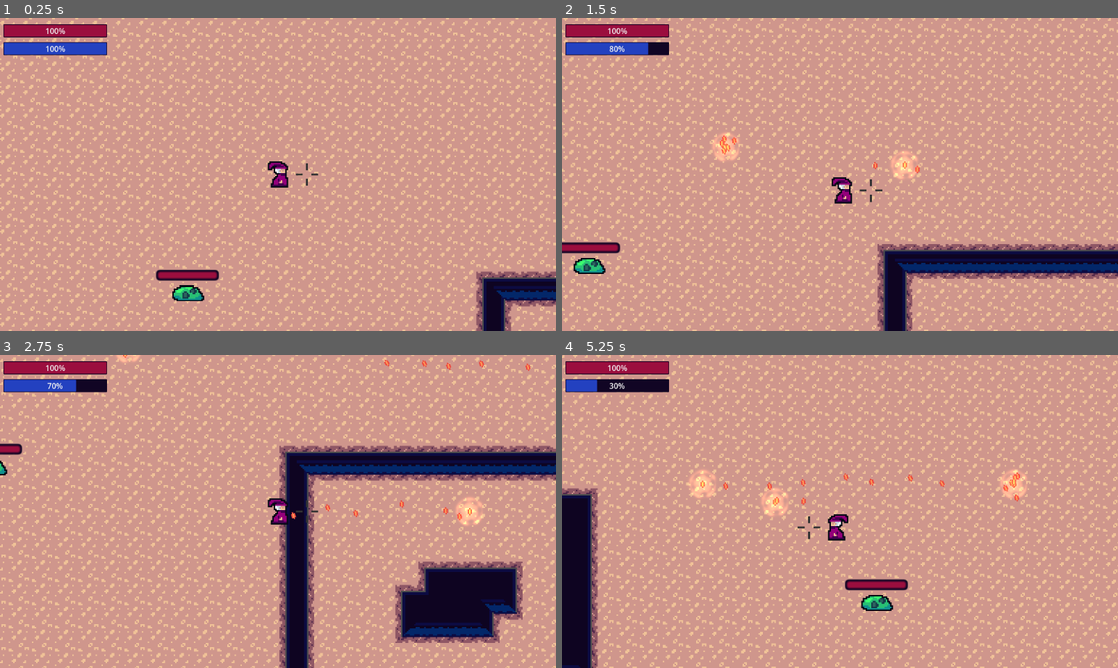
Above: before the commit, frames 1-4 (two rows, left to right).
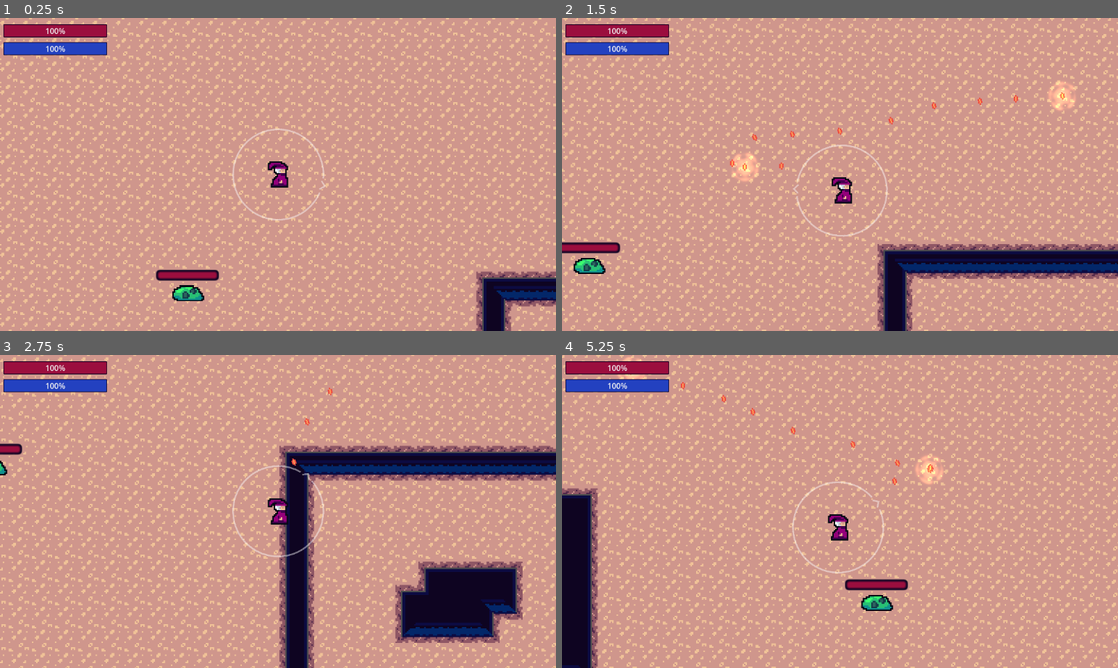
Above: after the commit, the same moments.

Repository: adrianwhatfield/ancient-arena
Game: Godot game, scene res://Scenes/arena.tscn
Two runs of this game, one before a commit and one after it. Both use one fixed random seed, a clock stepped at 60 frames per second and the inputs below. This scene is started directly instead of the project's main scene.
Inputs (mouse positions are in pixels of both pictures, inside the frame that each line leads up to):
- Up to frame 1 (0.25 s): no input
- Up to frame 2 (1.5 s): tap Enter at 0.5 s; move the mouse to (962, 158) at 0.52 s; hold D (right) 0.53-1.28 s; click (962, 158) at 0.6 s; move the mouse to (728, 190) at 1.27 s; hold S (down) from 1.28 s (still down); click (728, 190) at 1.35 s
- Up to frame 3 (2.75 s): move the mouse to (333, 442) at 2.02 s; release S (down) at 2.03 s; hold D (right) from 2.03 s (still down); click (333, 442) at 2.1 s
- Up to frame 4 (5.25 s): move the mouse to (812, 574) at 2.77 s; release D (right) at 2.78 s; hold W (up) 2.78-3.53 s; click (812, 574) at 2.85 s; move the mouse to (1006, 558) at 3.52 s; hold A (left) 3.53-5.03 s; click (1006, 558) at 3.6 s; move the mouse to (673, 464) at 4.27 s; click (673, 464) at 4.35 s; move the mouse to (867, 511) at 5.02 s; hold S (down) from 5.03 s (still down); click (867, 511) at 5.1 s

The runs differ from the first frame. In frame 1, 0.3% of the frame differs, in the area x 41-59%, y 35-65%; in frame 2, 1.8%; in frame 3, 1.1%; in frame 4, 2.5%, in the area x 6-84%, y 0-70%.

Commit message:
Improve shooting

Diff:
--- /dev/null
+++ b/ancient_arena/Assets/UI/aim.svg
@@ -0,0 +1,89 @@
+<?xml version="1.0" encoding="UTF-8" standalone="no"?>
+<!-- Created with Inkscape (http://www.inkscape.org/) -->
+
+<svg
+   width="90mm"
+   height="85mm"
+   viewBox="0 0 90 85"
+   version="1.1"
+   id="svg1"
+   sodipodi:docname="aim.svg"
+   inkscape:version="1.3 (0e150ed, 2023-07-21)"
+   xmlns:inkscape="http://www.inkscape.org/namespaces/inkscape"
+   xmlns:sodipodi="http://sodipodi.sourceforge.net/DTD/sodipodi-0.dtd"
+   xmlns="http://www.w3.org/2000/svg"
+   xmlns:svg="http://www.w3.org/2000/svg">
+  <sodipodi:namedview
+     id="namedview1"
+     pagecolor="#505050"
+     bordercolor="#ffffff"
+     borderopacity="1"
+     inkscape:showpageshadow="0"
+     inkscape:pageopacity="0"
+     inkscape:pagecheckerboard="1"
+     inkscape:deskcolor="#505050"
+     inkscape:document-units="mm"
+     showgrid="true"
+     inkscape:zoom="2.9077441"
+     inkscape:cx="204.79794"
+     inkscape:cy="141.6906"
+     inkscape:window-width="1850"
+     inkscape:window-height="1016"
+     inkscape:window-x="0"
+     inkscape:window-y="0"
+     inkscape:window-maximized="1"
+     inkscape:current-layer="layer1">
+    <inkscape:grid
+       id="grid2"
+       units="mm"
+       originx="0"
+       originy="0"
+       spacingx="0.99999998"
+       spacingy="1"
+       empcolor="#0099e5"
+       empopacity="0.30196078"
+       color="#0099e5"
+       opacity="0.14901961"
+       empspacing="5"
+       dotted="false"
+       gridanglex="30"
+       gridanglez="30"
+       visible="true" />
+  </sodipodi:namedview>
+  <defs
+     id="defs1" />
+  <g
+     inkscape:label="Layer 1"
+     inkscape:groupmode="layer"
+     id="layer1">
+    <g
+       id="g4"
+       transform="translate(1.0550324,0.95820599)">
+      <path
+         style="fill:none;stroke:#ffffff;stroke-width:1.529;stroke-linecap:butt;stroke-dasharray:none;stroke-opacity:1"
+         id="path1"
+         sodipodi:type="arc"
+         sodipodi:cx="44.211819"
+         sodipodi:cy="41.541775"
+         sodipodi:rx="41.275002"
+         sodipodi:ry="41.275002"
+         sodipodi:start="0.16061178"
+         sodipodi:end="6.1236727"
+         sodipodi:open="true"
+         sodipodi:arc-type="arc"
+         d="M 84.955596,48.142561 A 41.275002,41.275002 0 0 1 40.889449,82.682844 41.275002,41.275002 0 0 1 2.9368234,41.519091 41.275002,41.275002 0 0 1 40.934672,0.3970781 41.275002,41.275002 0 0 1 84.962827,34.985776" />
+      <g
+         id="g3"
+         transform="translate(2.6001903,-0.67080253)">
+        <path
+           d="m 85.357194,42.080844 -3.595245,3.595245 0.134105,0.134105 3.595245,-3.595245 z"
+           style="fill:#ffffff;stroke:#ffffff;stroke-width:1.207;stroke-dasharray:none"
+           id="path3" />
+        <path
+           d="m 85.491299,42.211793 -3.595245,-3.595245 -0.134105,0.134105 3.595245,3.595245 z"
+           style="fill:#ffffff;stroke:#ffffff;stroke-width:1.207;stroke-dasharray:none"
+           id="path3-5" />
+      </g>
+    </g>
+  </g>
+</svg>
--- a/ancient_arena/Scenes/player.tscn
+++ b/ancient_arena/Scenes/player.tscn
@@ -2,7 +2,7 @@
 
 [ext_resource type="Texture2D" uid="uid://pv81ic3chftp" path="res://Assets/Art/wizard.png" id="1_mrbdf"]
 [ext_resource type="Script" path="res://Scripts/player.gd" id="1_ttbjs"]
-[ext_resource type="Texture2D" uid="uid://bh02hvijqpf0k" path="res://Assets/Art/crosshair.png" id="3_u52sl"]
+[ext_resource type="Texture2D" uid="uid://dejq3l54jjplj" path="res://Assets/UI/aim.svg" id="3_05bxp"]
 
 [sub_resource type="CapsuleShape2D" id="CapsuleShape2D_0qm8w"]
 radius = 3.0
@@ -30,10 +30,13 @@
 position_smoothing_speed = 10.0
 
 [node name="Wand" type="Node2D" parent="."]
-position = Vector2(20, 0)
 metadata/_edit_group_ = true
 
 [node name="Sprite2D" type="Sprite2D" parent="Wand"]
+modulate = Color(1, 1, 1, 0.435294)
 texture_filter = 1
-scale = Vector2(0.3, 0.3)
-texture = ExtResource("3_u52sl")
+scale = Vector2(0.2, 0.2)
+texture = ExtResource("3_05bxp")
+
+[node name="Shoot" type="Marker2D" parent="Wand"]
+position = Vector2(38, 0)
--- a/ancient_arena/Scripts/player.gd
+++ b/ancient_arena/Scripts/player.gd
@@ -5,49 +5,43 @@
 var speed = Stats.player["speed"]
 var damage = Stats.player["damage"]
 
+var direction = Vector2.ZERO
+var shoot_vector = Vector2.ZERO
+
 var spell_scene = preload("res://Scenes/spell.tscn")
 
-var is_left_facing = false
-
 func _physics_process(delta):
-
-	# Movement
-	var directionX = Input.get_axis("left", "right")
-	if directionX:
-		velocity.x = directionX * speed
+	direction = Input.get_vector("left", "right", "up", "down")
+	if direction:
+		velocity = direction * speed
 	else:
 		velocity.x = move_toward(velocity.x, 0, speed)
-
-	var directionY = Input.get_axis("up", "down")
-	if directionY:
-		velocity.y = directionY * speed
-	else:
 		velocity.y = move_toward(velocity.y, 0, speed)
-
-	if velocity.x < 0:
-		$Sprite2D.flip_h = true
-		$Wand.position.x = -20
-		is_left_facing = true
-	elif velocity.x > 0:
-		$Sprite2D.flip_h = false
-		$Wand.position.x = 20
-		is_left_facing = false
 
 	move_and_slide()
 
 func _process(delta):
+	get_shoot()
 	if Input.is_action_just_pressed("shoot"):
-		shoot(is_left_facing)
+		shoot()
 
-func shoot(direction):
-	Stats.player["magic_current"] -= 5
+func shoot():
+	var s = spell_scene.instantiate()
+	owner.add_child(s)
+	s.transform = $Wand/Shoot.global_transform
 
-	if direction == true:
-		Manager.bullet_direction = "left"
-	else:
-		Manager.bullet_direction = "right"
+func get_shoot():
+	var screen_rect = DisplayServer.window_get_size()
+	var screen_height = screen_rect.x
+	var screen_width = screen_rect.y
 
-	var s = spell_scene.instantiate()
-	Manager.get_vector_speed()
-	get_tree().root.add_child(s)
-	s.position = $Wand.global_position
+	if Stats.gamepad == true:
+		shoot_vector = Input.get_vector("aim_left", "aim_right", "aim_up", "aim_down")
+		shoot_vector.normalized()
+
+		shoot_vector.x *= (screen_width * 2.25)
+		shoot_vector.y *= (screen_height * 2.25)
+
+		$Wand.look_at(shoot_vector)
+	elif Stats.gamepad == false:
+		$Wand.look_at(get_global_mouse_position())
--- a/ancient_arena/Scripts/settings_menu.gd
+++ b/ancient_arena/Scripts/settings_menu.gd
@@ -12,4 +12,4 @@
 
 
 func _on_check_box_pressed():
-	Manager.controller_input = true
+	Stats.gamepad = true
--- a/ancient_arena/Scripts/spell.gd
+++ b/ancient_arena/Scripts/spell.gd
@@ -1,15 +1,9 @@
 extends Area2D
 
-var speed = Manager.vector_speed
-# Called when the node enters the scene tree for the first time.
-func _ready():
-	var speed = Manager.vector_speed
+const SPEED = 250
 
-
-# Called every frame. 'delta' is the elapsed time since the previous frame.
 func _process(delta):
-	position += speed * delta
-
+	position += transform.x * SPEED * delta
 
 func _on_timer_timeout():
 	queue_free()
--- a/ancient_arena/manager.gd
+++ /dev/null
@@ -1,15 +0,0 @@
-extends Node
-
-var controller_input = false
-
-####
-
-var bullet_direction = ""
-var speed = 200
-var vector_speed = Vector2(0, 0)
-
-func get_vector_speed():
-	if bullet_direction == "left":
-		vector_speed = Vector2(-speed, 0)
-	elif bullet_direction == "right":
-		vector_speed = Vector2(speed, 0)
--- a/ancient_arena/project.godot
+++ b/ancient_arena/project.godot
@@ -17,7 +17,6 @@
 
 [autoload]
 
-Manager="*res://manager.gd"
 Stats="*res://stats.gd"
 
 [display]
--- a/ancient_arena/stats.gd
+++ b/ancient_arena/stats.gd
@@ -1,4 +1,6 @@
 extends Node
+
+var gamepad = false
 
 # Player's Stats
 
Not shown, added: ancient_arena/Assets/UI/aim.svg.import
